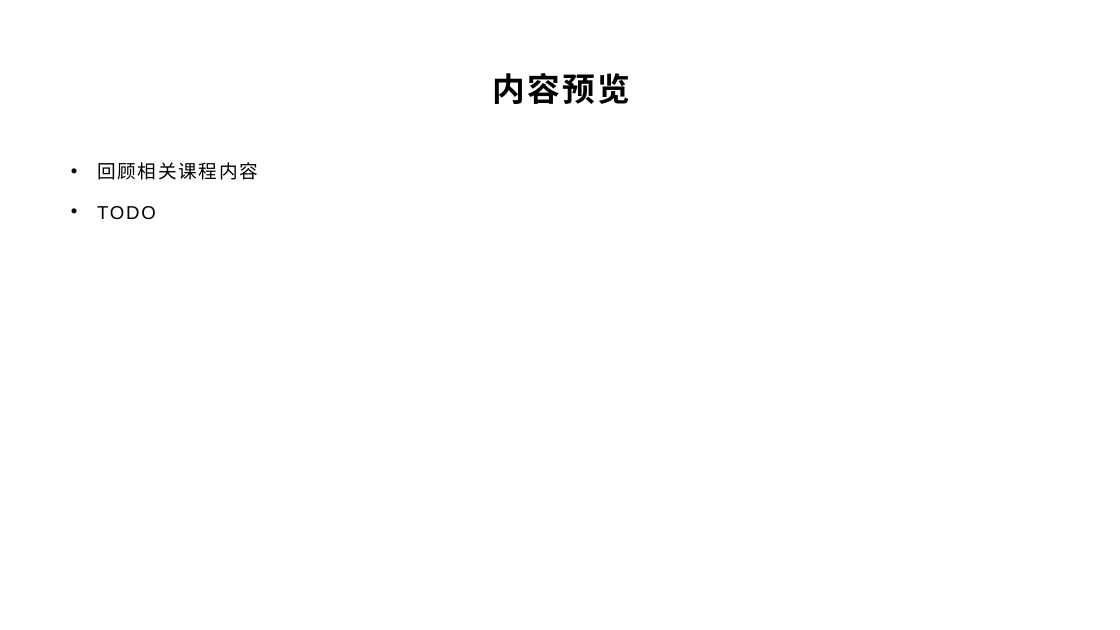
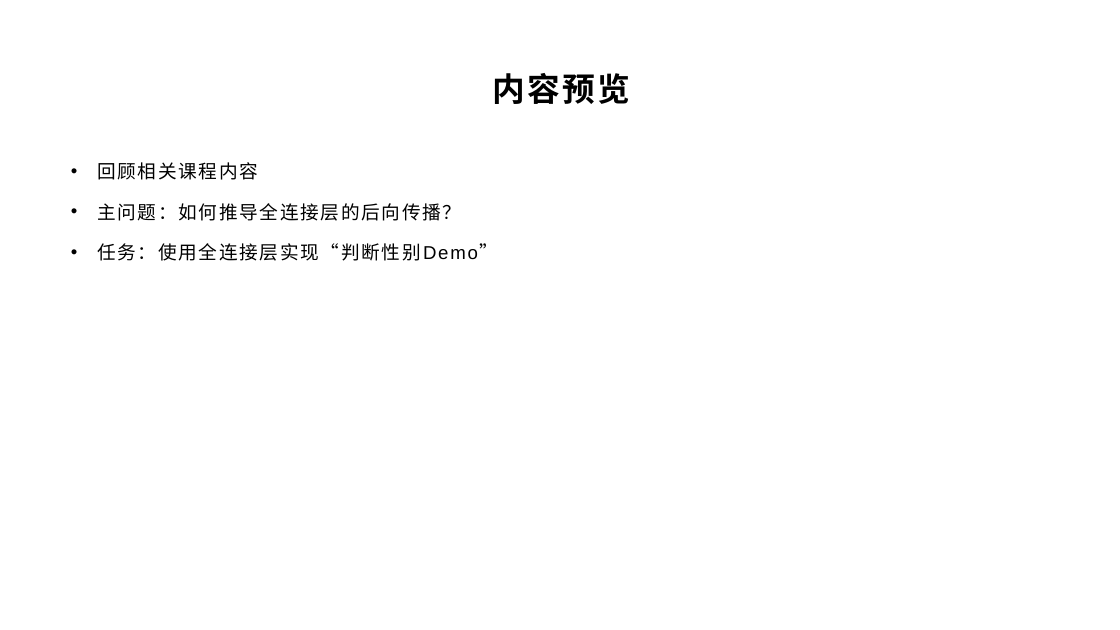
Before and after one commit to yyc-git/DeepLearningEdu, a slide deck: slide 3 of lessons/3_derivation_3/ppt/全连接层的前向和后向传播推导（下）.pptx. Drawn at 1120x630 pixels with LibreOffice and Linux fonts; fonts in the diff are those of the drawing; background and template pictures are left out. Boxes give left, top, right and bottom in pixels: in the first picture for what was removed or moved away, otherwise in the second. Text is boxed around its words. In the diff, an @@ line names an element or a change of style, - is before the commit and + after.

```diff
--- a/lessons/3_derivation_3/ppt/全连接层的前向和后向传播推导（下）.pptx
+++ b/lessons/3_derivation_3/ppt/全连接层的前向和后向传播推导（下）.pptx
@@ text at <box>97,203,478,261</box>: text changed @@
-• TODO
+• 主问题：如何推导全连接层的后向传播？
+• 任务：使用全连接层实现“判断性别Demo”
```
Also in this commit, not shown: 18 other slides changed, 3 slides added, 1 slide removed, 1 other file.
